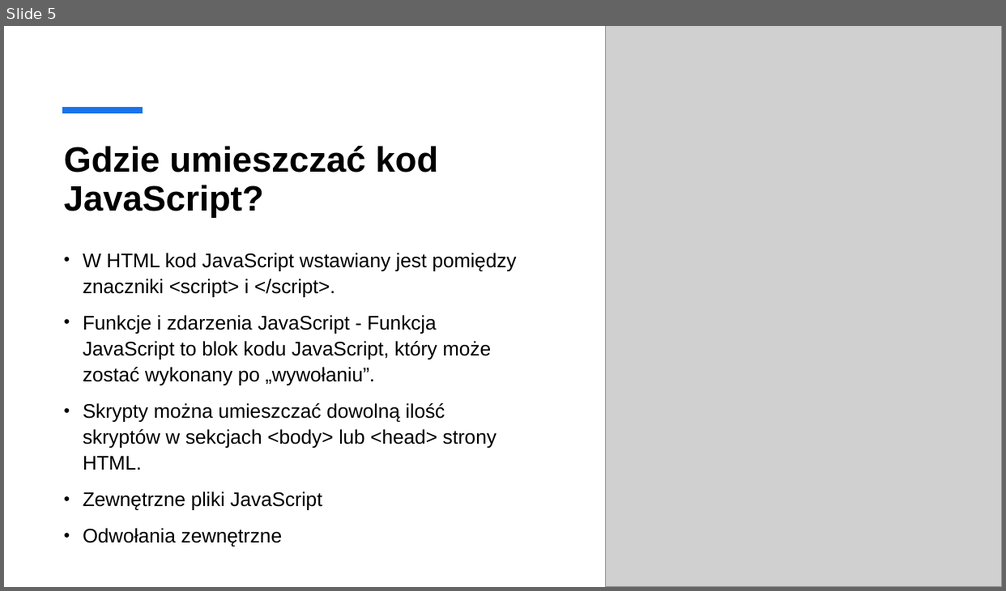
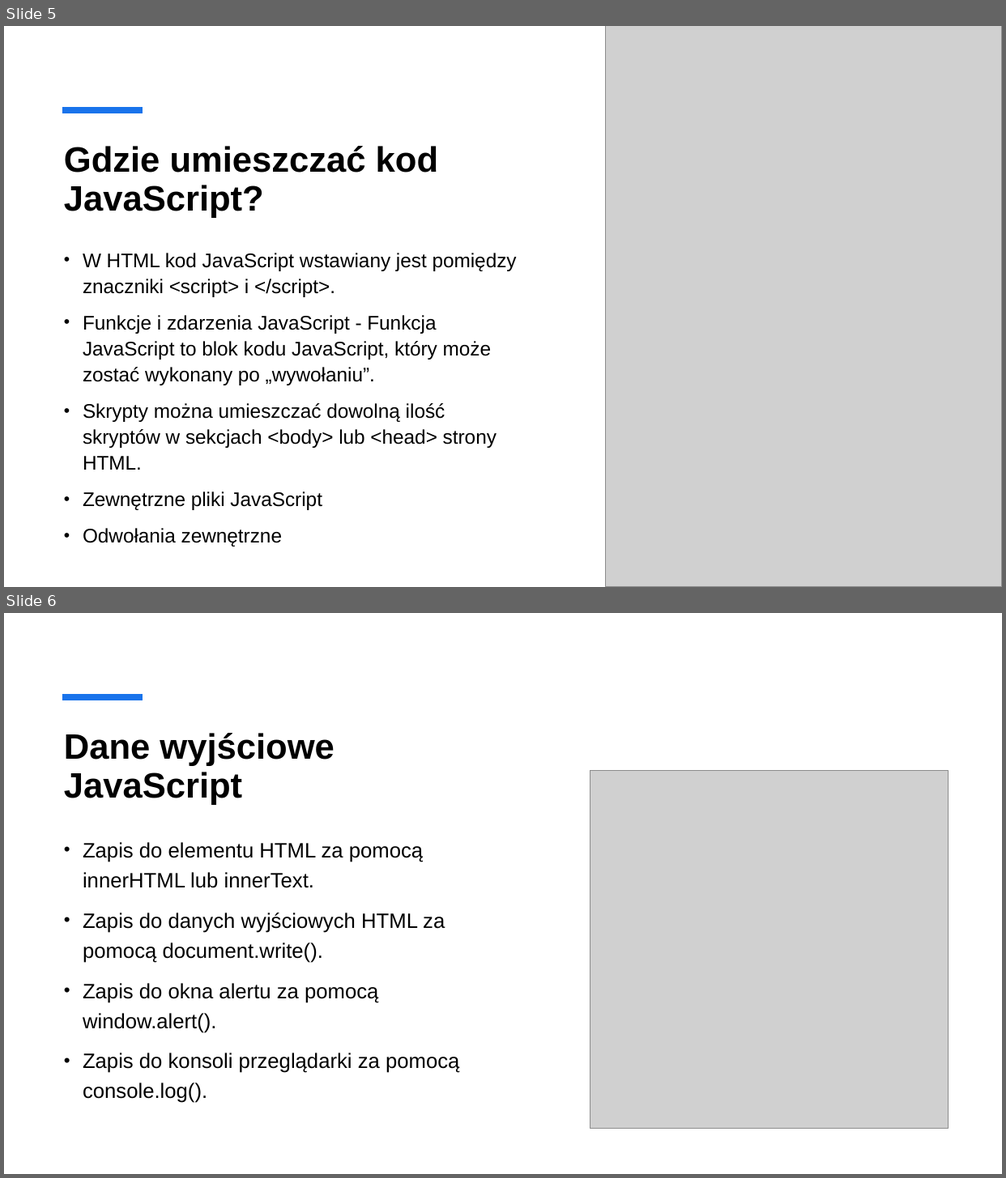
Before and after one commit to Estremo102/Aplikacje-Internetowe, a slide deck: Aplikacje internetowe.pptx. Shown one above the other, each under a label of ours: slide 5 before the commit, slides 5 and 6 after it. The pictures are 1006x591 and 1006x1178 pixels, drawn with LibreOffice and Linux fonts; fonts in the diff are those of the drawing; grey boxes stand for pictures. Boxes give left, top, right and bottom in pixels: in the first picture for what was removed or moved away, otherwise in the second. Text is boxed around its words. In the diff, an @@ line names an element or a change of style, - is before the commit and + after.

```diff
--- a/Aplikacje internetowe.pptx
+++ b/Aplikacje internetowe.pptx
@@ slide 6 added at box(4, 613, 1002, 1174), background #FFFFFF @@
@@ line added from (62, 697) to (143, 697), #1973EB 6 pt @@
@@ title added at box(64, 733, 334, 805), 34 pt, text #000000, bold @@
+Dane wyjściowe JavaScript
@@ picture added at box(590, 770, 948, 1129) @@
@@ text added at box(83, 842, 459, 1103), 20 pt, text #000000 @@
+• Zapis do elementu HTML za pomocą innerHTML lub innerText.
+• Zapis do danych wyjściowych HTML za pomocą document.write().
+• Zapis do okna alertu za pomocą window.alert().
+• Zapis do konsoli przeglądarki za pomocą console.log().
```
Also in this commit, not shown: 5 other slides added, 1 slide removed.
